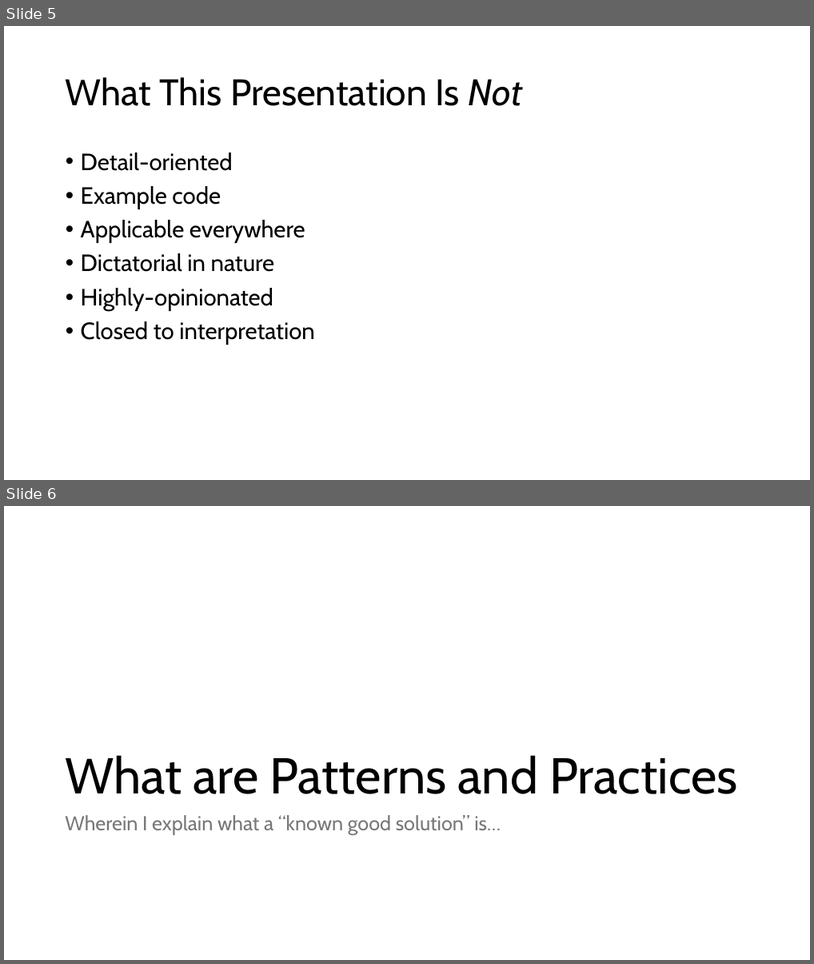
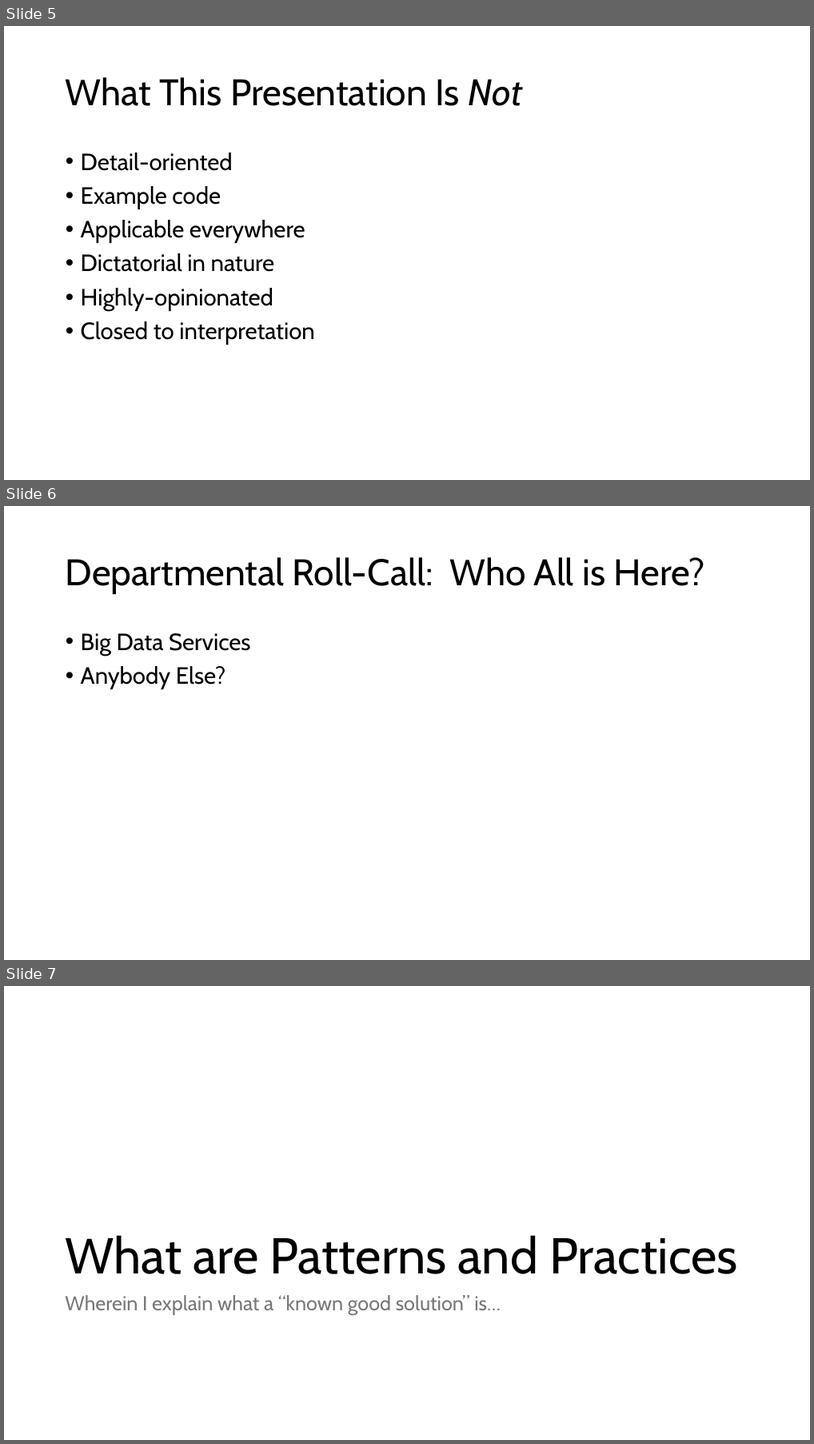
Before and after one commit to ericburcham/cloud-patterns-and-practices, a slide deck: Presentation.pptx. Shown one above the other, each under a label of ours: slides 5 and 6 before the commit, slides 5, 6 and 7 after it. The pictures are 814x964 and 814x1444 pixels, drawn with LibreOffice and Linux fonts; fonts in the diff are those of the drawing. Boxes give left, top, right and bottom in pixels: in the first picture for what was removed or moved away, otherwise in the second. Text is boxed around its words. In the diff, an @@ line names an element or a change of style, - is before the commit and + after.

```diff
--- a/Presentation.pptx
+++ b/Presentation.pptx
@@ slide 6 added at bbox=[4, 506, 810, 960], background #FFFFFF @@
@@ title added at bbox=[66, 557, 706, 594], 44 pt, text #000000 @@
+Departmental Roll-Call: Who All is Here?
@@ text added at bbox=[81, 633, 251, 689], 28 pt, text #000000 @@
+• Big Data Services
+• Anybody Else?
@@ what was slide 6 is now slide 7 @@
```
Also in this commit, not shown: 3 other slides added.
